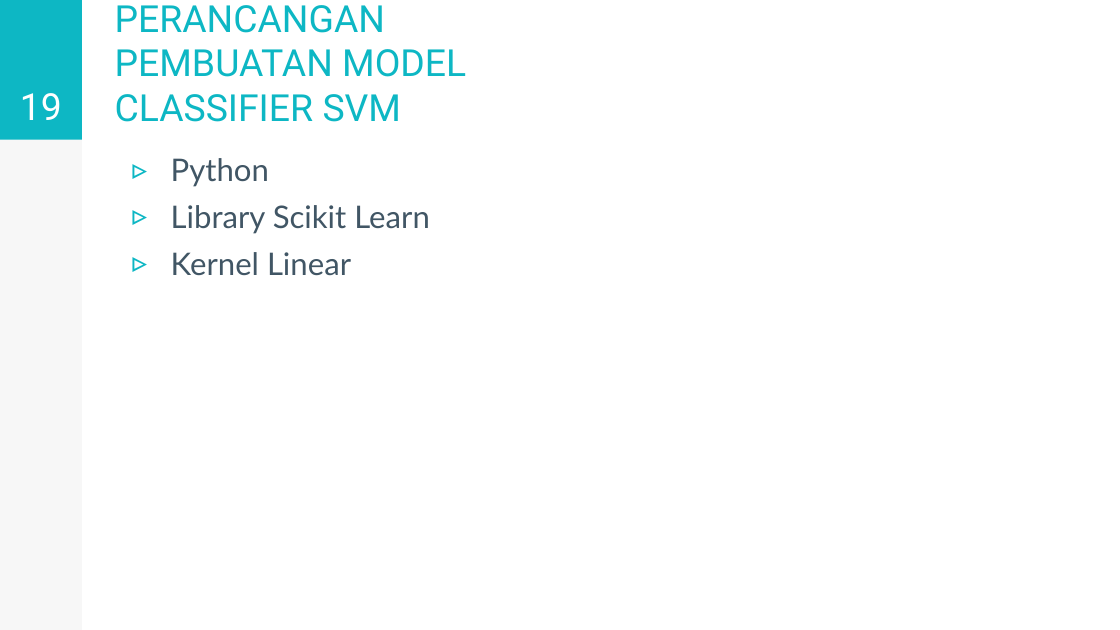
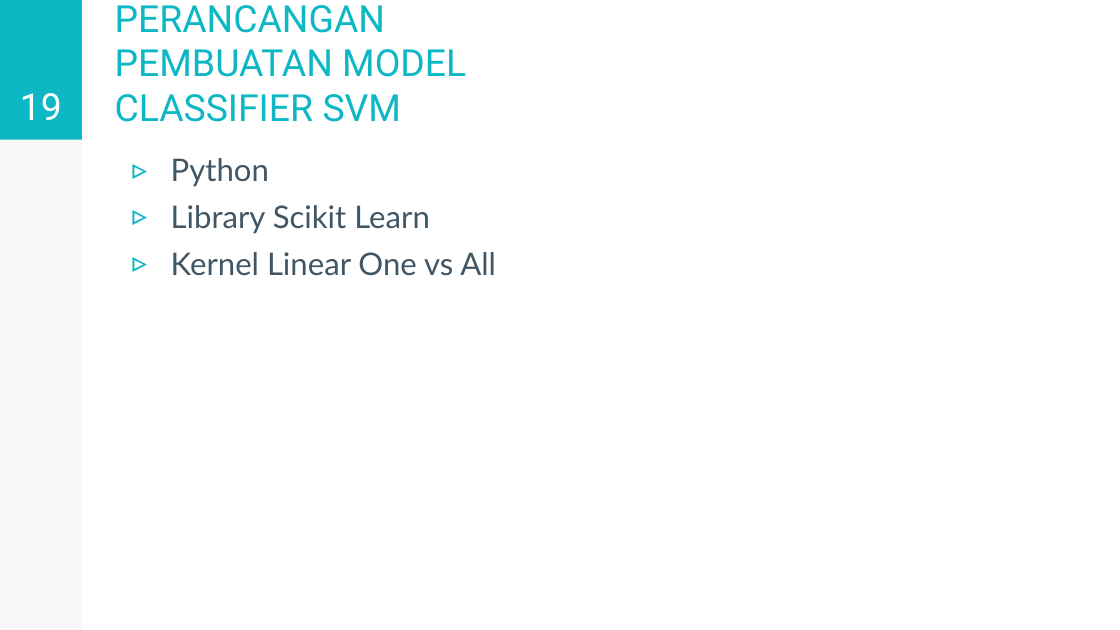
Before and after one commit to kevinfachreza/TugasAkhir, a slide deck: slide 19 of PPT/5114100128-v1.0.pptx. Drawn at 1120x630 pixels with LibreOffice and Linux fonts; fonts in the diff are those of the drawing. Boxes give left, top, right and bottom in pixels: in the first picture for what was removed or moved away, otherwise in the second. Text is boxed around its words. In the diff, an @@ line names an element or a change of style, - is before the commit and + after.

```diff
--- a/PPT/5114100128-v1.0.pptx
+++ b/PPT/5114100128-v1.0.pptx
@@ text at box(171, 252, 496, 276): text changed @@
-▹ Kernel Linear
+▹ Kernel Linear One vs All
```
Also in this commit, not shown: 16 other slides changed, 36 slides added, 11 other files.
